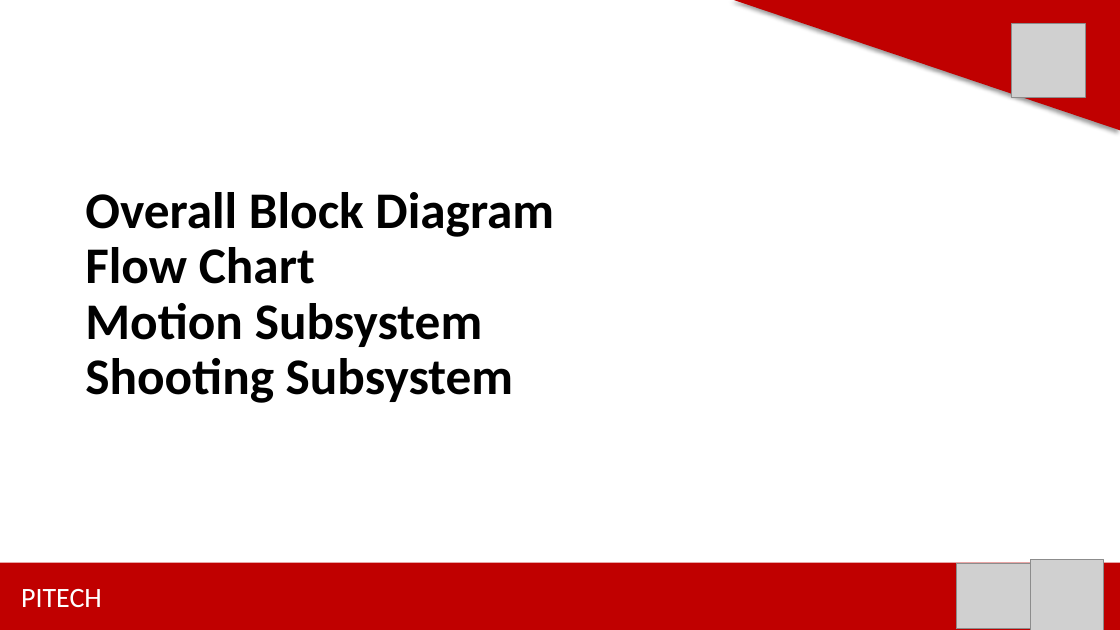
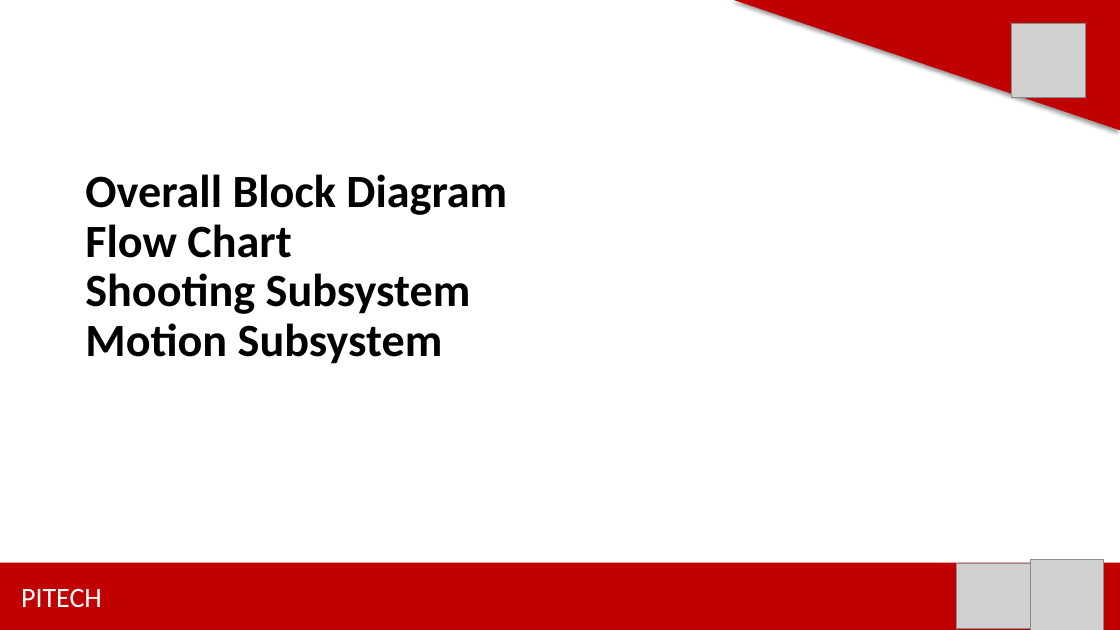
Before and after one commit to fatooo/PITECH, a slide deck: slide 11 of Conceptual Presentation/CONCEPTUAL_BerkayPArt.pptx. Drawn at 1120x630 pixels with LibreOffice and Linux fonts; fonts in the diff are those of the drawing; grey boxes stand for pictures. Boxes give left, top, right and bottom in pixels: in the first picture for what was removed or moved away, otherwise in the second. Text is boxed around its words. In the diff, an @@ line names an element or a change of style, - is before the commit and + after.

Commit message:
ss

```diff
--- a/Conceptual Presentation/CONCEPTUAL_BerkayPArt.pptx
+++ b/Conceptual Presentation/CONCEPTUAL_BerkayPArt.pptx
@@ title at bbox=[85, 174, 507, 364]: text changed; size 44 to 39.6 pt @@
-Overall Block Diagram
-Flow Chart
-Motion Subsystem
-Shooting Subsystem
+Overall Block Diagram
+Flow Chart
+Shooting Subsystem
+Motion Subsystem
```
